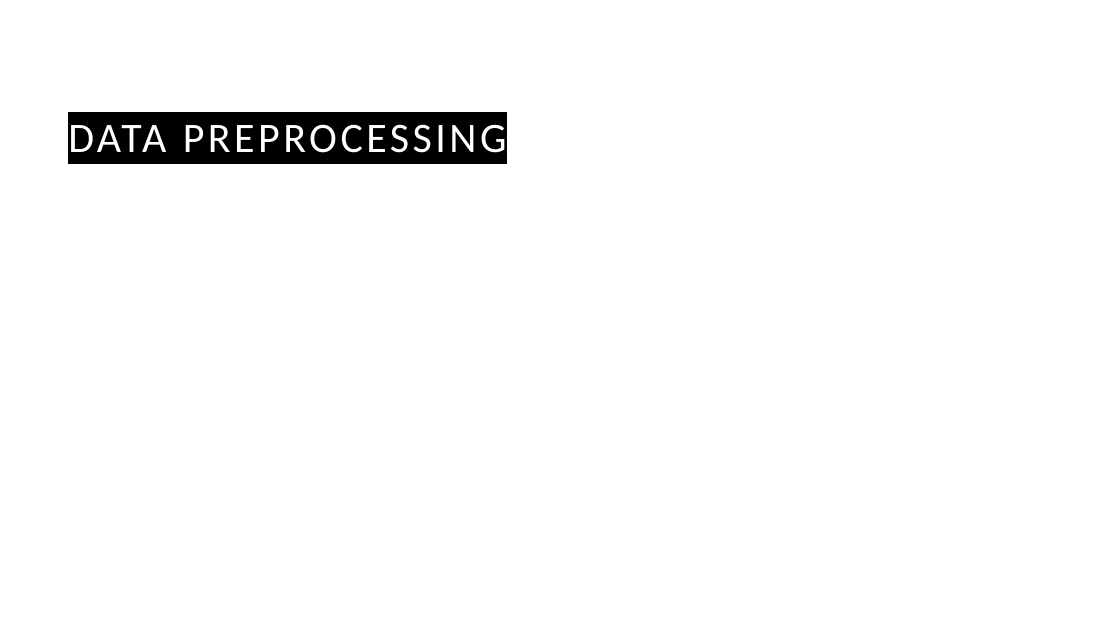
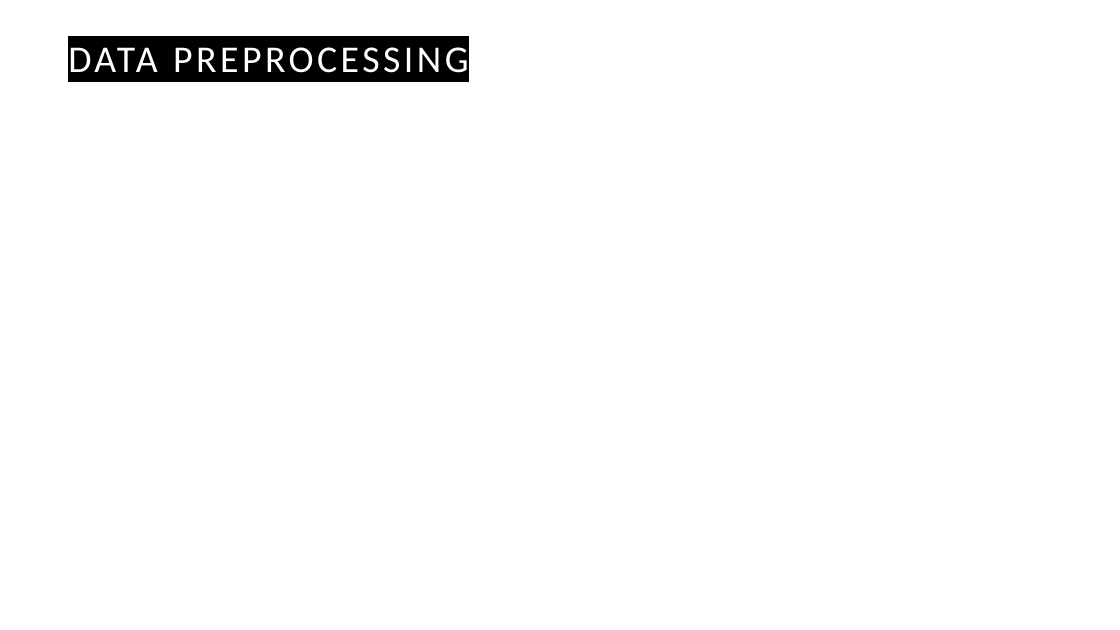
Before and after one commit to eitanaka/DATS6202_Final_Project, a slide deck: slide 4 of DATS6202_Final_Project_Presentation_NLP_draft.pptx. Drawn at 1120x630 pixels with LibreOffice and Linux fonts; fonts in the diff are those of the drawing. Boxes give left, top, right and bottom in pixels: in the first picture for what was removed or moved away, otherwise in the second. Text is boxed around its words. In the diff, an @@ line names an element or a change of style, - is before the commit and + after.

```diff
--- a/DATS6202_Final_Project_Presentation_NLP_draft.pptx
+++ b/DATS6202_Final_Project_Presentation_NLP_draft.pptx
@@ title "DATA PREPROCESSING": place and size @@
-title "DATA PREPROCESSING" at box(68, 124, 507, 153)
+title "DATA PREPROCESSING" at box(68, 47, 469, 73)
@@ title "DATA PREPROCESSING" at box(68, 47, 469, 73): size 36 to 32.4 pt @@
```
Also in this commit, not shown: 1 other slide changed, 6 slides added, 1 slide removed.
